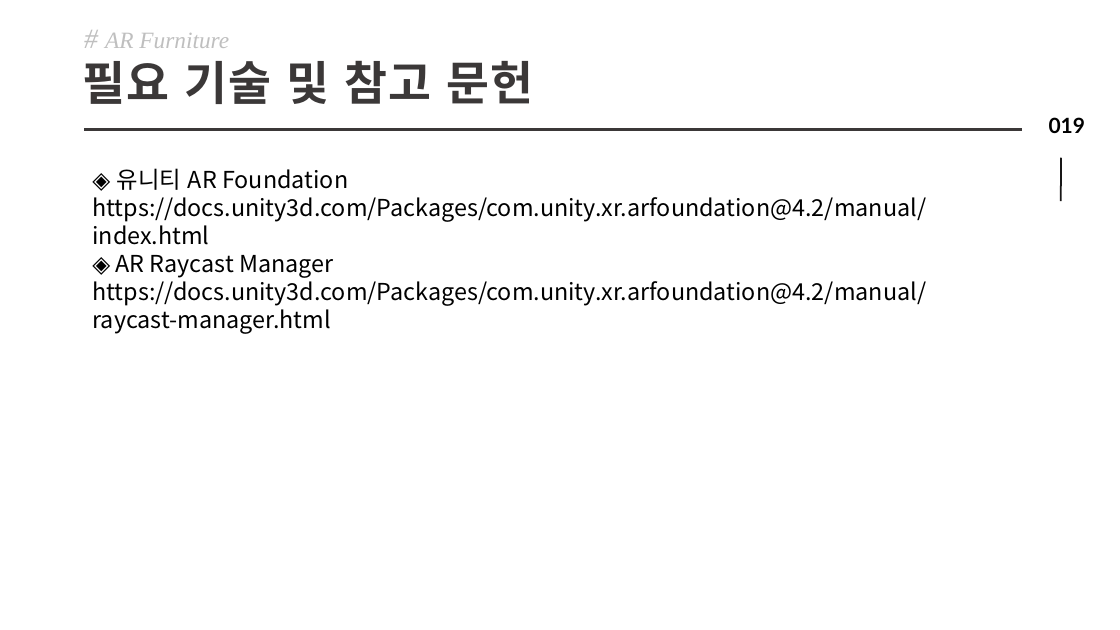
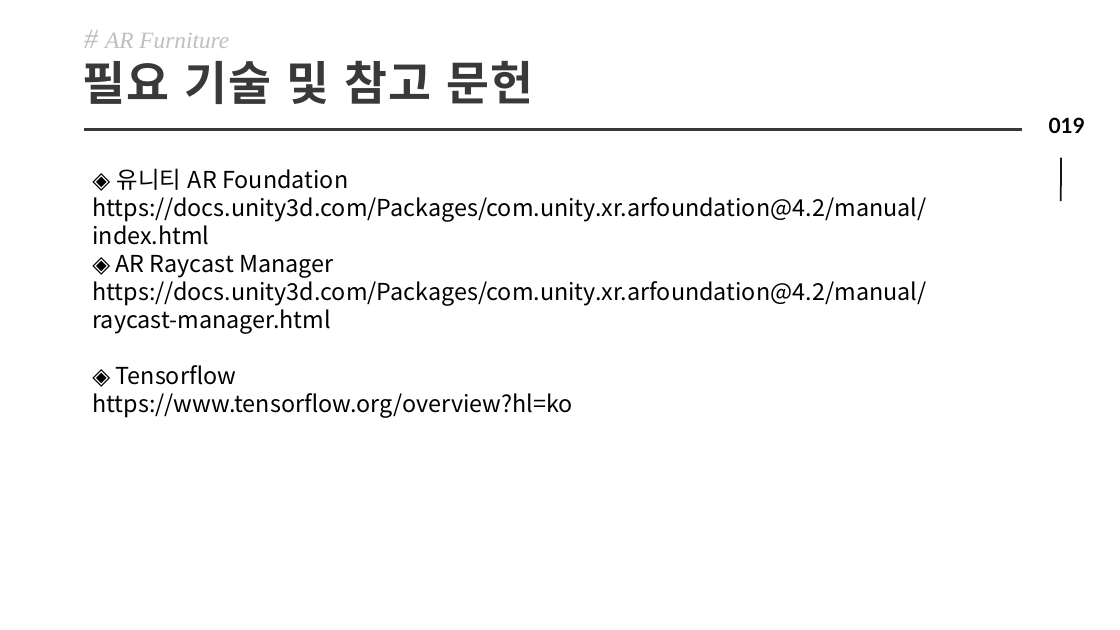
Before and after one commit to wlsdnjs0707/KPU_FurnitureArrangement, a slide deck: slide 19 of 제안서,계획서/2차/종합설계_2차설계서.pptx. Drawn at 1120x630 pixels with LibreOffice and Linux fonts; fonts in the diff are those of the drawing. Boxes give left, top, right and bottom in pixels: in the first picture for what was removed or moved away, otherwise in the second. Text is boxed around its words. In the diff, an @@ line names an element or a change of style, - is before the commit and + after.

```diff
--- a/제안서,계획서/2차/종합설계_2차설계서.pptx
+++ b/제안서,계획서/2차/종합설계_2차설계서.pptx
@@ text added at (92,365,573,418), 20 pt, text #000000 @@
+◈ Tensorflow
+https://www.tensorflow.org/overview?hl=ko
```
Also in this commit, not shown: 5 other slides changed, 1 slide added, 1 slide removed, 3 other files.
